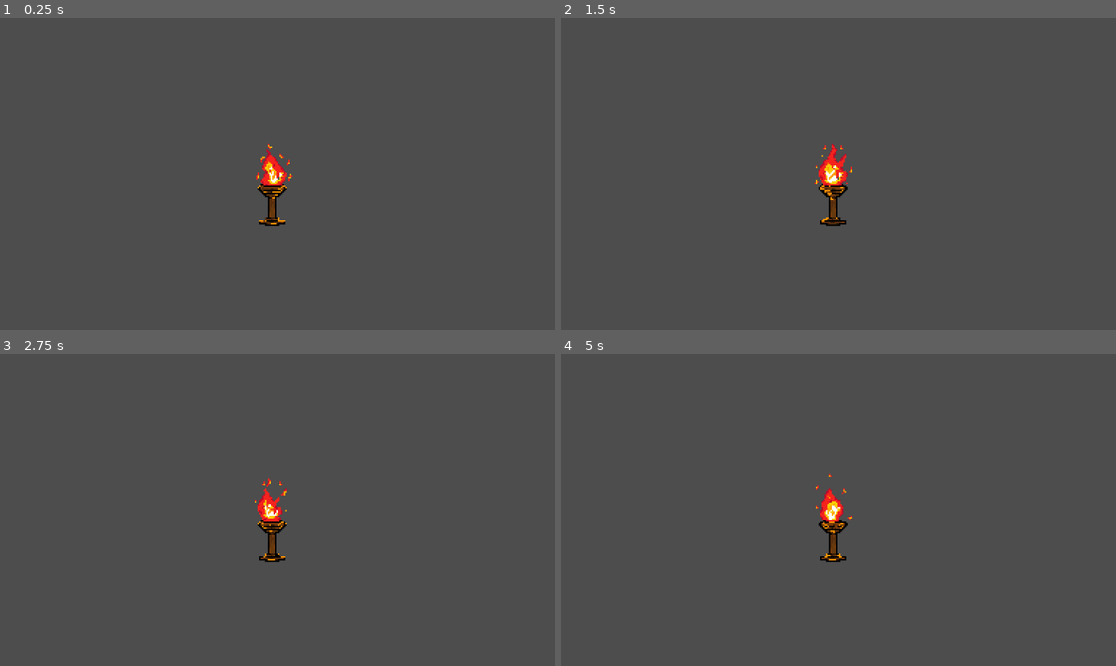
Above: before the commit, frames 1-4 (two rows, left to right).
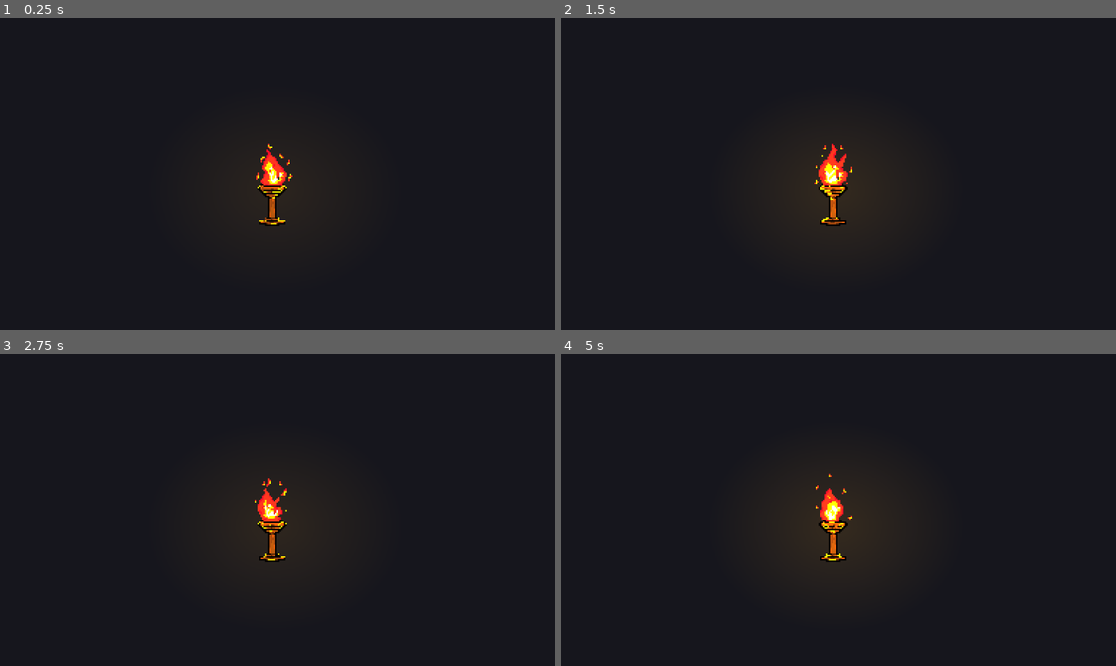
Above: after the commit, the same moments.

Repository: jingxin-anze/light-jump
Game: Godot game, scene res://Module/TestScene/TestScenc.tscn
Same seed, same stepped clock (60 frames per second), same inputs: the game is played once before the commit and once after it. This scene is started directly instead of the project's main scene.
Inputs (mouse positions are in pixels of both pictures, inside the frame that each line leads up to):
- Up to frame 1 (0.25 s): no input
- Up to frame 2 (1.5 s): move the mouse to (960, 158) at 0.52 s; hold D (move_right) from 0.53 s (still down); tap K (jump) at 0.77 s; move the mouse to (727, 189) at 1.27 s
- Up to frame 3 (2.75 s): tap K (jump) at 1.52 s; move the mouse to (333, 441) at 2.02 s; release D (move_right) at 2.03 s; hold A (move_left) from 2.03 s (still down)
- Up to frame 4 (5 s): move the mouse to (810, 572) at 2.77 s; release A (move_left) at 2.78 s; hold D (move_right) 2.78-4.28 s; tap K (jump) at 3.02, 3.77, 4.52 s; move the mouse to (1005, 556) at 3.52 s; move the mouse to (672, 463) at 4.27 s; hold A (move_left) from 4.28 s (still down)

The runs differ from the first frame. In frame 1, 100% of the frame differs, in the area x 0-100%, y 0-100%; in frame 2, 100%; in frame 3, 100%; in frame 4, 100%.

Commit message:
lgx
添加火炬背景，添加火苗闪烁功能

Diff:
--- /dev/null
+++ b/Module/TestScene/Scripts/point_light_2d.gd
@@ -0,0 +1,28 @@
+extends PointLight2D
+
+# 亮度范围
+@export var min_energy: float = 0.8
+@export var max_energy: float = 2
+# 调整火光变化的速度
+
+@export var flicker_speed: float = 0.3
+
+func _ready():
+	# 开始火光变化的过程
+	flicker()
+
+# 创建一个火光随机变化的过程
+func flicker():
+	var target_energy = randf_range(min_energy, max_energy)
+	# 使用 Tween 或线性插值来过渡到新的亮度
+	tween_to_energy(target_energy)
+
+# 逐渐改变亮度值
+func tween_to_energy(target_energy):
+	var current_energy = self.energy
+	# 使用线性插值逐渐变化
+	var new_energy = lerp(current_energy, target_energy, flicker_speed)
+	self.energy = new_energy
+	# 再次调用 flicker 模拟持续变化
+	await get_tree().create_timer(0.1).timeout
+	flicker()
--- a/Module/TestScene/TestScenc.tscn
+++ b/Module/TestScene/TestScenc.tscn
@@ -1,6 +1,8 @@
-[gd_scene load_steps=8 format=3 uid="uid://dg1i5muyqauf5"]
+[gd_scene load_steps=13 format=3 uid="uid://dg1i5muyqauf5"]
 
 [ext_resource type="Texture2D" uid="uid://cwa1oyxleaknv" path="res://Module/TestScene/Resource/torch-Sheet.png" id="1_1h5h2"]
+[ext_resource type="Texture2D" uid="uid://gqwsgr70cvo" path="res://Module/TestScene/Resource/精灵-005.png" id="1_cnkcm"]
+[ext_resource type="Script" path="res://Module/TestScene/Scripts/point_light_2d.gd" id="3_w58l8"]
 
 [sub_resource type="AtlasTexture" id="AtlasTexture_nyh7i"]
 atlas = ExtResource("1_1h5h2")
@@ -45,10 +47,40 @@
 "speed": 5.0
 }]
 
+[sub_resource type="Gradient" id="Gradient_a5fkl"]
+colors = PackedColorArray(1, 1, 1, 1, 0, 0, 0, 1)
+
+[sub_resource type="GradientTexture2D" id="GradientTexture2D_ayi5f"]
+gradient = SubResource("Gradient_a5fkl")
+fill = 1
+fill_from = Vector2(0.495413, 0.449541)
+fill_to = Vector2(0.821101, 0.165138)
+
+[sub_resource type="OccluderPolygon2D" id="OccluderPolygon2D_dgq1i"]
+cull_mode = 2
+polygon = PackedVector2Array(-2.42282, -3.69622, -1.71616, -5.05151, 0.100948, -4.9283, 0.807602, -3.57302)
+
 [node name="TestScenc" type="Node2D"]
+
+[node name="Backgroud" type="Sprite2D" parent="."]
+position = Vector2(565, 331)
+scale = Vector2(30.7677, -7.80901)
+texture = ExtResource("1_cnkcm")
 
 [node name="AnimatedSprite2D" type="AnimatedSprite2D" parent="."]
 position = Vector2(568, 339)
 scale = Vector2(3, 3)
 sprite_frames = SubResource("SpriteFrames_qtlui")
 autoplay = "default"
+
+[node name="PointLight2D" type="PointLight2D" parent="."]
+position = Vector2(574, 332)
+scale = Vector2(9.90583, -8.11638)
+color = Color(0.98, 0.65072, 0.0392, 1)
+shadow_filter = 2
+shadow_filter_smooth = 3.4
+texture = SubResource("GradientTexture2D_ayi5f")
+script = ExtResource("3_w58l8")
+
+[node name="LightOccluder2D" type="LightOccluder2D" parent="PointLight2D"]
+occluder = SubResource("OccluderPolygon2D_dgq1i")
--- a/Ui/start_ui.tscn
+++ b/Ui/start_ui.tscn
@@ -25,6 +25,7 @@
 offset_bottom = 35.5
 grow_horizontal = 2
 grow_vertical = 2
+scale = Vector2(0.999994, 1)
 
 [node name="AnimationComponent" type="Node" parent="PanelContainer"]
 script = ExtResource("2_hvv3s")
Binary file added: Module/TestScene/Resource/精灵-005.png
Not shown, added: Module/TestScene/Resource/精灵-005.png.import
